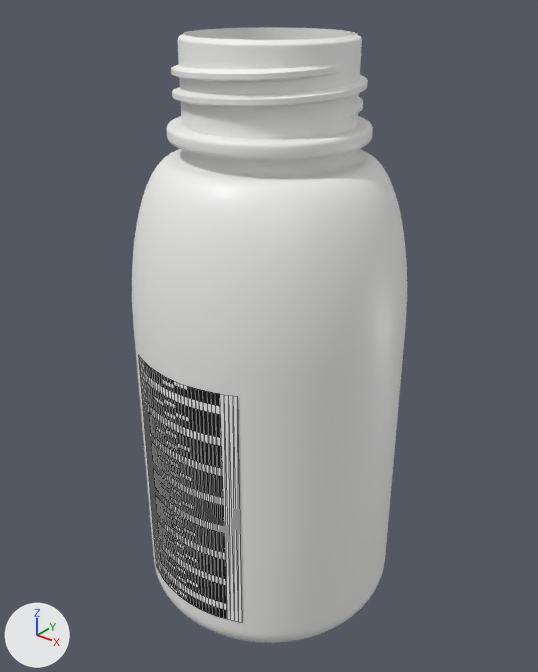
The glTF model assets/agrochemical-bottles/labelled/PWD-0052_2006422948898.glb, before and after one commit.
One viewpoint serves both versions: a 50 mm camera at (0.095, -0.1189, 0.1411) aimed at (-0.0005, 0.0005, 0.0671). Every picture has the same lights, and +X, +Y and +Z are marked at lower left. The picture after the commit comes second. Mesh edges are drawn as thin lines on the coarser meshes. Where no turn or scale is listed for an object, it has been applied to the vertices. Vertices at exactly the same position are counted once.

Objects in the first picture: 'Bote_250mL', 'Label_PWD-0052'.
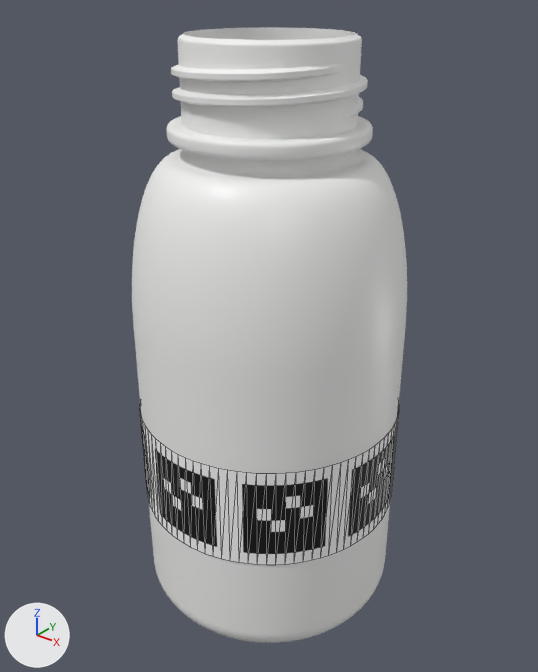
Changed parts and their boxes (x1, y1, x2, y2) in the pictures (538 x 672 px):
'Label_PWD-0052', reshaped: before (139, 356, 242, 622); after (140, 406, 399, 565)
part 1 of me_label_pwd_0052, deleted: before (139, 356, 242, 622)
part 2 of me_label_pwd_0052, added: after (140, 406, 399, 565)

Diff of the bpy script that builds the scene:
```diff
--- a/assets/agrochemical-bottles/labelled/PWD-0052_2006422948898.glb.py
+++ b/assets/agrochemical-bottles/labelled/PWD-0052_2006422948898.glb.py
@@ me_label_pwd_0052 @@
 # used by ob_label_pwd_0052; location = (0.0, 0.0, 0.0)
-me_label_pwd_0052.from_pydata(...)  # 66 vertices, 64 faces; spans x -0.0137..0.0137, y -0.0302..-0.0269, z 0.0105..0.069
+me_label_pwd_0052.from_pydata(...)  # 194 vertices, 192 faces; spans x -0.0302..0.0302, y -0.0302..0.0302, z 0.0279..0.0516
+# me_label_pwd_0052 part 1: the whole mesh is rebuilt
+# me_label_pwd_0052 part 2
+# 97 vertices are added at x -0.0302..0.0302, y -0.0302..0.0302, z 0.0279
+# 97 new vertices lie (0.0, 0.0, 0.0237) away from vertices in x -0.0302..0.0302, y -0.0302..0.0302, z 0.0279
+# 192 new faces join them
 me_label_pwd_0052.materials.append(mat_label_paper)
```
